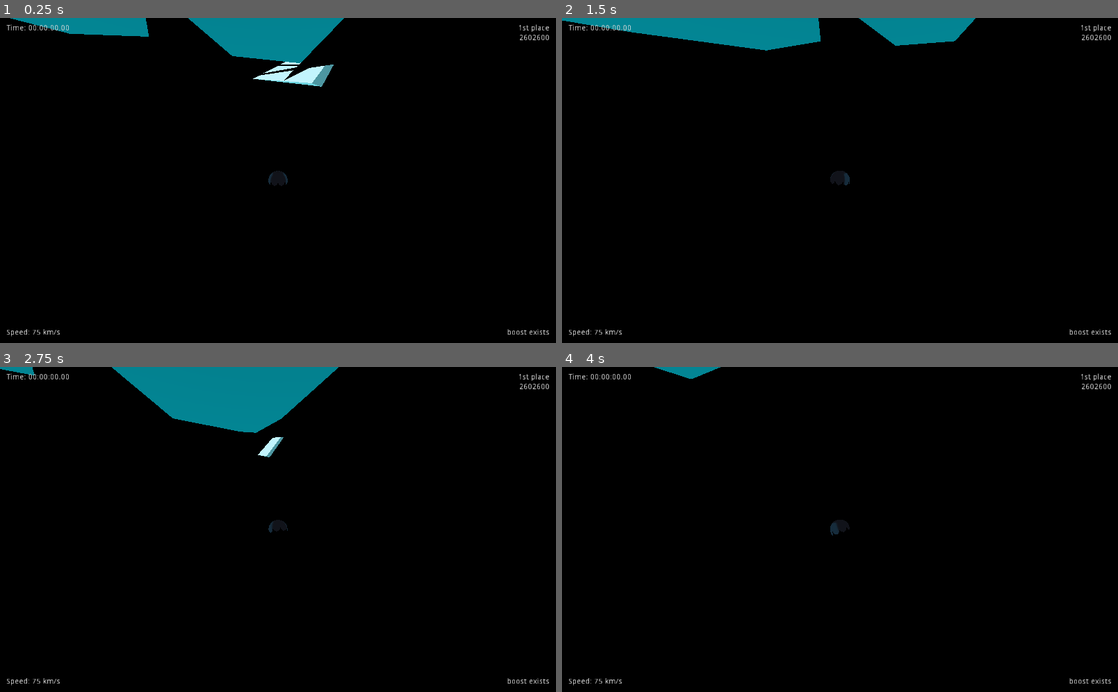
Above: before the commit, frames 1-4 (two rows, left to right).
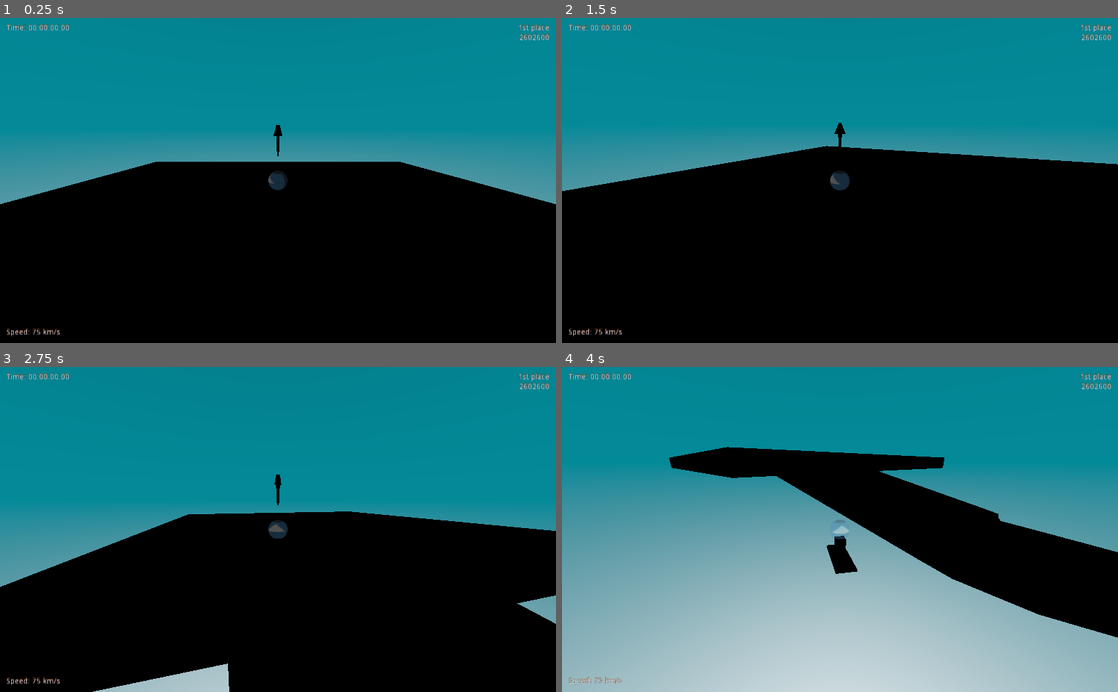
Above: after the commit, the same moments.

Repository: DeerTears/KinematicBoarder
Game: Godot game, scene res://Levels/Area1.tscn
Two runs of this game, one before a commit and one after it. Both use one fixed random seed, a clock stepped at 60 frames per second and the inputs below. The engine's default icon, where the game draws it, is replaced by a stand-in: a white triangle on a blue panel in a dark square.
Inputs (mouse positions are in pixels of both pictures, inside the frame that each line leads up to):
- Up to frame 1 (0.25 s): no input
- Up to frame 2 (1.5 s): move the mouse to (867, 180) at 0.52 s; hold Space (jump, bound only after the commit) 0.53-1.28 s; hold W (fwd) from 0.53 s (still down); move the mouse to (812, 180) at 1.27 s; tap Mouse wheel up (zoom_in) at 1.35 s
- Up to frame 3 (2.75 s): keep holding W (fwd); tap Space (jump, bound only after the commit) at 1.52, 1.55, 1.82, 2.3 s; move the mouse to (289, 523) at 2.02 s; hold Mouse wheel down (zoom_out) from 2.03 s (still down)
- Up to frame 4 (4 s): keep holding W (fwd); move the mouse to (834, 536) at 2.77 s; release Mouse wheel down (zoom_out) at 2.78 s; tap Space (jump, bound only after the commit) at 2.85, 3.02, 3.32, 3.77, 3.8 s; move the mouse to (878, 532) at 3.52 s; hold Mouse wheel up (zoom_in) from 3.53 s (still down)

The runs differ from the first frame. In frame 1, 44% of the frame differs, in the area x 0-100%, y 0-98%; in frame 2, 40%; in frame 3, 46%; in frame 4, 84%, in the area x 0-100%, y 0-100%.

Commit message:
++Jump Inputs, ++Airborne "push", ~Adding to the main level

Diff:
--- a/Actors/Player.tscn
+++ b/Actors/Player.tscn
@@ -1,15 +1,9 @@
-[gd_scene load_steps=13 format=2]
+[gd_scene load_steps=14 format=2]
 
 [ext_resource path="res://Actors/Scripts/Player.gd" type="Script" id=1]
 [ext_resource path="res://Actors/Scripts/Rider.gd" type="Script" id=2]
 [ext_resource path="res://icon.png" type="Texture" id=3]
-
-[sub_resource type="CapsuleShape" id=5]
-radius = 0.5
-
-[sub_resource type="CapsuleMesh" id=9]
-radius = 0.5
-radial_segments = 8
+[ext_resource path="res://UI/Themes/slopestyle_a2.tres" type="Theme" id=4]
 
 [sub_resource type="CubeMesh" id=1]
 size = Vector3( 0.5, 1, 0.5 )
@@ -32,13 +26,23 @@
 [sub_resource type="CubeMesh" id=4]
 size = Vector3( 1, 0.1, 3 )
 
-[sub_resource type="PrismMesh" id=6]
+[sub_resource type="PrismMesh" id=5]
 size = Vector3( 0.5, 0.5, 0.1 )
 
-[sub_resource type="PrismMesh" id=7]
+[sub_resource type="CapsuleShape" id=6]
+radius = 0.25
+height = 0.5
+
+[sub_resource type="CapsuleMesh" id=7]
+radius = 0.25
+mid_height = 0.5
+radial_segments = 16
+rings = 2
+
+[sub_resource type="PrismMesh" id=8]
 size = Vector3( 0.5, 0.5, 0.2 )
 
-[sub_resource type="CylinderMesh" id=8]
+[sub_resource type="CylinderMesh" id=9]
 top_radius = 0.1
 bottom_radius = 0.05
 height = 1.0
@@ -49,7 +53,6 @@
 script = ExtResource( 1 )
 
 [node name="Rider" type="KinematicBody" parent="."]
-transform = Transform( -1.62921e-07, 0, -1, 0, 1, 0, 1, 0, -1.62921e-07, 0, 0, 0 )
 collision_mask = 16
 script = ExtResource( 2 )
 
@@ -64,15 +67,6 @@
 remote_path = NodePath("../../NormalJoint")
 update_rotation = false
 update_scale = false
-
-[node name="CollisionShape" type="CollisionShape" parent="Rider"]
-transform = Transform( 1, 0, 0, 0, -1.62921e-07, -1, 0, 1, -1.62921e-07, 0, 0.45, 0 )
-shape = SubResource( 5 )
-
-[node name="MeshInstance" type="MeshInstance" parent="Rider"]
-transform = Transform( 1, -1.62921e-07, -1.62921e-07, 1.62921e-07, -4.37114e-08, 1, -1.62921e-07, -1, -4.37114e-08, 0, 0.45, 0 )
-mesh = SubResource( 9 )
-material/0 = null
 
 [node name="Meshes" type="Spatial" parent="Rider"]
 
@@ -93,7 +87,15 @@
 
 [node name="EditorArrow" type="MeshInstance" parent="Rider/Meshes"]
 transform = Transform( -1, 8.74228e-08, 1.42432e-14, 0, -1.62921e-07, 1, 8.74228e-08, 1, 1.62921e-07, 1.62921e-07, 0.5, 1 )
-mesh = SubResource( 6 )
+mesh = SubResource( 5 )
+material/0 = null
+
+[node name="CollisionShape" type="CollisionShape" parent="Rider"]
+transform = Transform( 1, 0, 0, 0, 1, 0, 0, 0, 1, 0, -0.3, 0 )
+shape = SubResource( 6 )
+
+[node name="MeshInstance" type="MeshInstance" parent="Rider/CollisionShape"]
+mesh = SubResource( 7 )
 material/0 = null
 
 [node name="CamJoint" type="Spatial" parent="."]
@@ -124,6 +126,7 @@
 [node name="Margin" type="MarginContainer" parent="UI"]
 anchor_right = 1.0
 anchor_bottom = 1.0
+theme = ExtResource( 4 )
 custom_constants/margin_right = 12
 custom_constants/margin_top = 12
 custom_constants/margin_left = 12
@@ -159,13 +162,13 @@
 text = "Speed: 75 km/s"
 
 [node name="VBoxR" type="VBoxContainer" parent="UI/Margin/HBox"]
-margin_left = 922.0
+margin_left = 942.0
 margin_right = 1000.0
 margin_bottom = 576.0
 size_flags_horizontal = 10
 
 [node name="Rank" type="Label" parent="UI/Margin/HBox/VBoxR"]
-margin_right = 78.0
+margin_right = 58.0
 margin_bottom = 14.0
 size_flags_vertical = 0
 text = "1st place"
@@ -174,17 +177,8 @@
 
 [node name="Score" type="Label" parent="UI/Margin/HBox/VBoxR"]
 margin_top = 18.0
-margin_right = 78.0
+margin_right = 58.0
 margin_bottom = 32.0
 size_flags_vertical = 0
 text = "2602600"
 align = 2
-
-[node name="Boost" type="Label" parent="UI/Margin/HBox/VBoxR"]
-margin_top = 562.0
-margin_right = 78.0
-margin_bottom = 576.0
-size_flags_vertical = 10
-text = "boost exists"
-align = 2
-valign = 1
--- a/Actors/Scripts/Player.gd
+++ b/Actors/Scripts/Player.gd
@@ -82,3 +82,12 @@
 		Rider.input_strength.x = Input.get_action_strength("right")
 	elif Input.is_action_pressed("left"):
 		Rider.input_strength.x = Input.get_action_strength("left") * -1
+	if Input.is_action_just_pressed("jump"):
+		Rider.jump_strength = 1
+	elif Input.is_action_just_released("jump"):
+		Rider.jump_strength = -1
+	elif Input.is_action_pressed("jump"):
+		Rider.jump_strength = 0
+	else:
+		Rider.jump_strength = -1
+	Rider.input_strength.normalized()
--- a/Actors/Scripts/Rider.gd
+++ b/Actors/Scripts/Rider.gd
@@ -1,6 +1,8 @@
 extends KinematicBody
 
 export var input_strength = Vector2.ZERO
+export var jump_strength = -1
+var jump_was_pressed = false
 
 # stats
 export var accel: float = 800.0
@@ -14,14 +16,16 @@
 # physics
 var gravity = Vector3(0, -9.81, 0)
 var velocity = Vector3.ZERO
+var launched_velocity = Vector3.ZERO
 var dampening = 0.9825 # todo: make steering behaviour
+var was_on_floor = false
 export var current_floor_normal = Vector3.UP
 
 # turning
 onready var Meshes = $Meshes
+onready var Collision = $CollisionShape
 
 func _physics_process(delta):
-	input_strength = input_strength.normalized()
 
 	var turn_amount = deg2rad(edging * input_strength.x * -1)
 
@@ -29,33 +33,36 @@
 	magnitude = clamp(magnitude, max_reverse, max_speed)
 
 	if is_on_floor():
+		velocity.y = -5
 		current_floor_normal = get_floor_normal()
-		rotation.x = rotation.move_toward(current_floor_normal, delta * 5).x
-		rotation.z = rotation.move_toward(current_floor_normal, delta * 5).z
-		# i can't do rotation.y because this always resets existing turning information
-		# ...unless the ball never rotates at all?
-		# and i had the player mesh rotate based on the direction of our velocity?
-		# so it'd be the velocity i'm adjusting rather than my rotation amount...
+		rotation = rotation.move_toward(current_floor_normal, delta * 4)
+		was_on_floor = true
+	elif was_on_floor:
+		velocity.y = -2
+		launched_velocity = velocity * 1.25
+		was_on_floor = false
+	else:
+		rotation = rotation.move_toward(Vector3.UP, delta * 0.25)
+		turn_amount *= 0.8
 
-		velocity.y = -1 # temp way to snap to floor
+	if input_strength.x != 0:
+		Meshes.set_rotation(Vector3(0, Meshes.rotation.y + (turn_amount / 2), 0))
+		Collision.set_rotation(Vector3(0, Collision.rotation.y + (turn_amount / 2), 0))
+#	else:
+#		Meshes.rotate(Vector3.UP, 0)
+#		Collision.rotate(Vector3.UP, 0)
+
+	var rotated_magnitude = Vector3.ZERO
+
+	if is_on_floor():
+		rotated_magnitude.z = magnitude
+		rotated_magnitude = rotated_magnitude.rotated(current_floor_normal, Meshes.rotation.y + 0.98)
+		rotated_magnitude.y = 0 # but don't fly upwards if we face upwards
 	else:
-		# rotate towards standing position mid-air
-		#current_floor_normal = Vector3.UP
-		rotation.x = rotation.move_toward(Vector3.UP, delta).x
-		rotation.z = rotation.move_toward(Vector3.UP, delta).z
-		turn_amount *= 0.5
-	if input_strength.x != 0:
-		rotate_object_local(Vector3.UP, turn_amount)
-
-	# next: take my intended speed and rotate it to where I'm facing
-	var rotated_magnitude = Vector3.ZERO
-	rotated_magnitude.z = magnitude
-	# use my floor normal as the axis to rotate,
-	# and use the amount of degrees I've rotated to determine the angle
-	rotated_magnitude = rotated_magnitude.rotated(current_floor_normal, rotation.y)
-	rotated_magnitude.y = 0 # but don't fly upwards if we face upwards
+		velocity += launched_velocity * delta
+	print($CollisionShape.rotation)
 	velocity += (rotated_magnitude + gravity) * delta
-	velocity = velocity.rotated(Vector3.UP, turn_amount)
-	move_and_slide(velocity, current_floor_normal, false, 4, 0.8, false)
+	velocity = velocity.rotated(Vector3.UP, turn_amount / 2)
+	move_and_slide(velocity, current_floor_normal, false, 4, 1.1, false)
 	velocity.x *= dampening
 	velocity.z *= dampening
--- a/Levels/Area1.tscn
+++ b/Levels/Area1.tscn
@@ -1,20 +1,27 @@
-[gd_scene load_steps=7 format=2]
+[gd_scene load_steps=9 format=2]
 
 [ext_resource path="res://Actors/Player.tscn" type="PackedScene" id=1]
+[ext_resource path="res://Levels/EditorTools/FixPathNormals.gd" type="Script" id=2]
 
 [sub_resource type="Curve3D" id=1]
 _data = {
-"points": PoolVector3Array( 0, 0, 0, 0, 0, 0, -14.5078, 5.12131, 0.731616, 0, 0, 0, 0, 0, 0, -10.5228, 3.72195, -0.513688, 0, 0, 0, 0, 0, 0, -7.06711, 2.04398, 2.13259, 0, 0, 0, 0, 0, 0, -2.73967, 0.607086, 1.04294, 0, 0, 0, 0, 0, 0, 1.49437, 0.202362, 3.0977, 0, 0, 0, 0, 0, 0, 5.13688, 0.23349, 0.451423, 0, 0, 0, 0, 0, 0, 11.2525, -2.47533, -1.69672, 0, 0, 0, 0, 0, 0, 16.9127, -2.18507, -0.317932, 0, 0, 0, 0, 0, 0, 23.734, -3.49127, -0.81488, 0, 0, 0, 0, 0, 0, 34.9093, -3.63641, -5.9686, 0, 0, 0, 0, 0, 0, 45.3589, -5.37801, -1.46948, 0, 0, 0, 0, 0, 0, 59.2918, -5.08775, -3.06595, 0, 0, 0, 0, 0, 0, 75.3928, -9.57483, -7.27482 ),
-"tilts": PoolRealArray( 0, 0, 0, 0, 0, 0, 0, 0, 0, 0, 0, 0, 0 )
+"points": PoolVector3Array( 0, 0, 0, 0, 0, 0, -23.1455, 12.4167, 2.50598, 0, 0, 0, 0, 0, 0, 3.5987, 5.60907, 1.77661, -13.0292, 2.16702, 0, 13.0292, -2.16702, 0, 28.8841, 0.0171008, -5.03101, -11.7721, -0.0106964, 1.0453, 11.7721, 0.0106964, -1.0453, 60.8994, -1.49298, -3.17004, -10.9871, 0.319707, 1.07435, 10.9871, -0.319707, -1.07435, 83.7281, -9.46004, 1.66541, 0, 0, 0, 0, 0, 0, 109.927, -7.62148, -0.521423 ),
+"tilts": PoolRealArray( 0, 0, 0, 0, 0, 0 )
 }
 
-[sub_resource type="ConvexPolygonShape" id=2]
+[sub_resource type="Curve3D" id=2]
+_data = {
+"points": PoolVector3Array( 0, 0, 0, 0, 0, 0, 179.266, 6.5467, -17.5432, -6.75024, 0, 14.8505, 6.75024, 0, -14.8505, 286.123, 0, -42.186, 13.5004, 0, 20.7007, -13.5004, 0, -20.7007, 284.773, 0, -89.8876, 0, 0, 0, 0, 0, 0, 197.47, 0, -133.539 ),
+"tilts": PoolRealArray( 0, 0, 0, 0 )
+}
+
+[sub_resource type="ConvexPolygonShape" id=3]
 points = PoolVector3Array( -20, 1, 20, 20, 1, -20, 20, 1, 20, -20, 1, -20, -20, -1, 20, 20, -1, -20, 20, -1, 20, -20, - …(208 unchanged characters)…
 
-[sub_resource type="CubeMesh" id=3]
+[sub_resource type="CubeMesh" id=4]
 size = Vector3( 40, 2, 40 )
 
-[sub_resource type="ProceduralSky" id=4]
+[sub_resource type="ProceduralSky" id=5]
 sky_top_color = Color( 0.00784314, 0.388235, 0.427451, 1 )
 sky_horizon_color = Color( 0.0117647, 0.541176, 0.6, 1 )
 sky_curve = 1.25
@@ -26,26 +33,100 @@
 sun_angle_min = 5.0
 sun_angle_max = 10.0
 
-[sub_resource type="Environment" id=5]
+[sub_resource type="Environment" id=6]
 background_mode = 2
-background_sky = SubResource( 4 )
+background_sky = SubResource( 5 )
 
 [node name="Spatial" type="Spatial"]
 
-[node name="Path" type="Path" parent="."]
-transform = Transform( 3, 0, 0, 0, 3, 0, 0, 0, 3, 0, 0, 0 )
+[node name="PathA" type="Path" parent="."]
 curve = SubResource( 1 )
+script = ExtResource( 2 )
 
-[node name="CSGPolygon" type="CSGPolygon" parent="Path"]
+[node name="Floor" type="CSGPolygon" parent="PathA"]
 use_collision = true
 collision_layer = 16
 collision_mask = 2147483648
 invert_faces = true
-polygon = PoolVector2Array( 2, 1, -2, 1, -5, 3, -3, 0, 3, 0, 5, 3 )
+polygon = PoolVector2Array( 5, 1, -5, 1, 0, 0 )
 mode = 2
 path_node = NodePath("..")
 path_interval = 2.0
 path_rotation = 1
+path_local = false
+path_continuous_u = true
+path_joined = false
+
+[node name="BankR" type="CSGPolygon" parent="PathA"]
+use_collision = true
+collision_layer = 16
+collision_mask = 2147483648
+invert_faces = true
+polygon = PoolVector2Array( -5, 1, -10, 2, -8, 3 )
+mode = 2
+path_node = NodePath("..")
+path_interval = 2.0
+path_rotation = 1
+path_local = false
+path_continuous_u = true
+path_joined = false
+
+[node name="BankL" type="CSGPolygon" parent="PathA"]
+use_collision = true
+collision_layer = 16
+collision_mask = 2147483648
+invert_faces = true
+polygon = PoolVector2Array( 5, 1, 10, 2, 9, 3 )
+mode = 2
+path_node = NodePath("..")
+path_interval = 2.0
+path_rotation = 1
+path_local = false
+path_continuous_u = true
+path_joined = false
+
+[node name="PathB" type="Path" parent="."]
+transform = Transform( 1, 0, 0, 0, 1, 0, 0, 0, 1, -70, -20, 20 )
+curve = SubResource( 2 )
+
+[node name="Floor" type="CSGPolygon" parent="PathB"]
+use_collision = true
+collision_layer = 16
+collision_mask = 0
+invert_faces = true
+polygon = PoolVector2Array( 0, 0, -10, 1, 10, 1 )
+mode = 2
+path_node = NodePath("..")
+path_interval = 16.0
+path_rotation = 2
+path_local = false
+path_continuous_u = false
+path_joined = false
+
+[node name="BankL" type="CSGPolygon" parent="PathB"]
+use_collision = true
+collision_layer = 16
+collision_mask = 0
+invert_faces = true
+polygon = PoolVector2Array( -18, 6, -18, 1, -10, 1 )
+mode = 2
+path_node = NodePath("..")
+path_interval = 16.0
+path_rotation = 2
+path_local = false
+path_continuous_u = false
+path_joined = false
+
+[node name="FenceR" type="CSGPolygon" parent="PathB"]
+use_collision = true
+collision_layer = 16
+collision_mask = 0
+invert_faces = true
+polygon = PoolVector2Array( 10, 1, 10, 5, 11, 5, 11, 1 )
+mode = 2
+path_node = NodePath("..")
+path_interval = 16.0
+path_rotation = 2
 path_local = false
 path_continuous_u = false
 path_joined = false
--- /dev/null
+++ b/Levels/EditorTools/FixPathNormals.gd
@@ -0,0 +1,6 @@
+extends Path
+
+func _ready():
+	var points = curve.get_point_count()
+	for i in points:
+		print(curve.get_point_tilt(i))
--- a/UI/Themes/slopestyle_a2.tres
+++ b/UI/Themes/slopestyle_a2.tres
@@ -1,11 +1,4 @@
-[gd_resource type="Theme" load_steps=19 format=2]
-
-[ext_resource path="res://Fonts/Comfortaa-Light.tres" type="DynamicFont" id=1]
-[ext_resource path="res://Fonts/Comfortaa-Bold.tres" type="DynamicFont" id=2]
-[ext_resource path="res://UI/Textures/cursor_active.png" type="Texture" id=3]
-[ext_resource path="res://Fonts/Sarpanch-SemiBold.tres" type="DynamicFont" id=4]
-[ext_resource path="res://UI/Textures/cursor_disabled.png" type="Texture" id=5]
-[ext_resource path="res://UI/Textures/cursor_inactive.png" type="Texture" id=6]
+[gd_resource type="Theme" load_steps=13 format=2]
 
 [sub_resource type="StyleBoxFlat" id=1]
 bg_color = Color( 0.15, 0.348333, 0.5, 0.705882 )
@@ -145,13 +138,12 @@
 corner_detail = 1
 
 [resource]
-default_font = ExtResource( 1 )
 Button/colors/font_color = Color( 0.792157, 0.439216, 0.105882, 1 )
 Button/colors/font_color_disabled = Color( 0.733333, 0.745098, 0.756863, 0.211765 )
 Button/colors/font_color_hover = Color( 0.733333, 0.745098, 0.756863, 1 )
 Button/colors/font_color_pressed = Color( 0.792157, 0.439216, 0.105882, 1 )
 Button/constants/hseparation = 2
-Button/fonts/font = ExtResource( 4 )
+Button/fonts/font = null
 Button/styles/disabled = null
 Button/styles/focus = null
 Button/styles/hover = SubResource( 1 )
@@ -175,9 +167,9 @@
 CheckBox/styles/hover_pressed = null
 CheckBox/styles/normal = null
 CheckBox/styles/pressed = null
-HSlider/icons/grabber = ExtResource( 6 )
-HSlider/icons/grabber_disabled = ExtResource( 5 )
-HSlider/icons/grabber_highlight = ExtResource( 3 )
+HSlider/icons/grabber = null
+HSlider/icons/grabber_disabled = null
+HSlider/icons/grabber_highlight = null
 HSlider/icons/tick = null
 HSlider/styles/grabber_area = SubResource( 4 )
 HSlider/styles/grabber_area_highlight = SubResource( 5 )
@@ -189,12 +181,12 @@
 Label/constants/shadow_as_outline = 0
 Label/constants/shadow_offset_x = 0
 Label/constants/shadow_offset_y = -2
-Label/fonts/font = ExtResource( 2 )
+Label/fonts/font = null
 Label/styles/normal = SubResource( 6 )
 Panel/styles/panel = SubResource( 7 )
 ProgressBar/colors/font_color = Color( 0.94, 0.94, 0.94, 1 )
 ProgressBar/colors/font_color_shadow = Color( 0, 0, 0, 1 )
-ProgressBar/fonts/font = ExtResource( 4 )
+ProgressBar/fonts/font = null
 ProgressBar/styles/bg = SubResource( 8 )
 ProgressBar/styles/fg = SubResource( 9 )
 TooltipLabel/colors/font_color = Color( 1, 1, 1, 1 )
--- a/project.godot
+++ b/project.godot
@@ -19,66 +19,80 @@
 run/main_scene="res://Levels/Area1.tscn"
 config/icon="res://icon.png"
 
-[display]
-
-window/size/fullscreen=true
-
 [input]
 
 fwd={
 "deadzone": 0.5,
 "events": [ Object(InputEventKey,"resource_local_to_scene":false,"resource_name":"","device":0,"alt":false,"shift":false,"control":false,"meta":false,"command":false,"pressed":false,"scancode":87,"unicode":0,"echo":false,"script":null)
+, Object(InputEventJoypadMotion,"resource_local_to_scene":false,"resource_name":"","device":0,"axis":1,"axis_value":-1.0,"script":null)
  ]
 }
 back={
 "deadzone": 0.5,
 "events": [ Object(InputEventKey,"resource_local_to_scene":false,"resource_name":"","device":0,"alt":false,"shift":false,"control":false,"meta":false,"command":false,"pressed":false,"scancode":83,"unicode":0,"echo":false,"script":null)
+, Object(InputEventJoypadMotion,"resource_local_to_scene":false,"resource_name":"","device":0,"axis":1,"axis_value":1.0,"script":null)
  ]
 }
 left={
 "deadzone": 0.5,
 "events": [ Object(InputEventKey,"resource_local_to_scene":false,"resource_name":"","device":0,"alt":false,"shift":false,"control":false,"meta":false,"command":false,"pressed":false,"scancode":65,"unicode":0,"echo":false,"script":null)
+, Object(InputEventJoypadMotion,"resource_local_to_scene":false,"resource_name":"","device":0,"axis":0,"axis_value":-1.0,"script":null)
  ]
 }
 right={
 "deadzone": 0.5,
 "events": [ Object(InputEventKey,"resource_local_to_scene":false,"resource_name":"","device":0,"alt":false,"shift":false,"control":false,"meta":false,"command":false,"pressed":false,"scancode":68,"unicode":0,"echo":false,"script":null)
+, Object(InputEventJoypadMotion,"resource_local_to_scene":false,"resource_name":"","device":0,"axis":0,"axis_value":1.0,"script":null)
+ ]
+}
+jump={
+"deadzone": 0.5,
+"events": [ Object(InputEventKey,"resource_local_to_scene":false,"resource_name":"","device":0,"alt":false,"shift":false,"control":false,"meta":false,"command":false,"pressed":false,"scancode":32,"unicode":0,"echo":false,"script":null)
+, Object(InputEventJoypadButton,"resource_local_to_scene":false,"resource_name":"","device":0,"button_index":0,"pressure":0.0,"pressed":false,"script":null)
  ]
 }
 zoom_in={
 "deadzone": 0.5,
 "events": [ Object(InputEventMouseButton,"resource_local_to_scene":false,"resource_name":"","device":0,"alt":false,"shi …(212 unchanged characters)…
+, Object(InputEventJoypadButton,"resource_local_to_scene":false,"resource_name":"","device":0,"button_index":6,"pressure":0.0,"pressed":false,"script":null)
  ]
 }
 zoom_out={
 "deadzone": 0.5,
 "events": [ Object(InputEventMouseButton,"resource_local_to_scene":false,"resource_name":"","device":0,"alt":false,"shi …(212 unchanged characters)…
+, Object(InputEventJoypadButton,"resource_local_to_scene":false,"resource_name":"","device":0,"button_index":7,"pressure":0.0,"pressed":false,"script":null)
  ]
 }
 camera_up={
 "deadzone": 0.5,
-"events": [  ]
+"events": [ Object(InputEventJoypadMotion,"resource_local_to_scene":false,"resource_name":"","device":0,"axis":3,"axis_value":-1.0,"script":null)
+ ]
 }
 camera_down={
 "deadzone": 0.5,
-"events": [  ]
+"events": [ Object(InputEventJoypadMotion,"resource_local_to_scene":false,"resource_name":"","device":0,"axis":3,"axis_value":1.0,"script":null)
+ ]
 }
 camera_left={
 "deadzone": 0.5,
-"events": [  ]
+"events": [ Object(InputEventJoypadMotion,"resource_local_to_scene":false,"resource_name":"","device":0,"axis":2,"axis_value":-1.0,"script":null)
+ ]
 }
 camera_right={
 "deadzone": 0.5,
-"events": [  ]
+"events": [ Object(InputEventJoypadMotion,"resource_local_to_scene":false,"resource_name":"","device":0,"axis":2,"axis_value":1.0,"script":null)
+ ]
 }
 reset={
 "deadzone": 0.5,
 "events": [ Object(InputEventKey,"resource_local_to_scene":false,"resource_name":"","device":0,"alt":false,"shift":false,"control":false,"meta":false,"command":false,"pressed":false,"scancode":82,"unicode":0,"echo":false,"script":null)
+, Object(InputEventJoypadButton,"resource_local_to_scene":false,"resource_name":"","device":0,"button_index":11,"pressure":0.0,"pressed":false,"script":null)
  ]
 }
 quit={
 "deadzone": 0.5,
 "events": [ Object(InputEventKey,"resource_local_to_scene":false,"resource_name":"","device":0,"alt":false,"shift":false,"control":false,"meta":false,"command":false,"pressed":false,"scancode":16777217,"unicode":0,"echo":false,"script":null)
+, Object(InputEventJoypadButton,"resource_local_to_scene":false,"resource_name":"","device":0,"button_index":10,"pressure":0.0,"pressed":false,"script":null)
  ]
 }
 
Not shown: 1 places in Actors/Player.tscn that only renumber resources
Not shown: 1 places in Levels/Area1.tscn that only renumber resources
